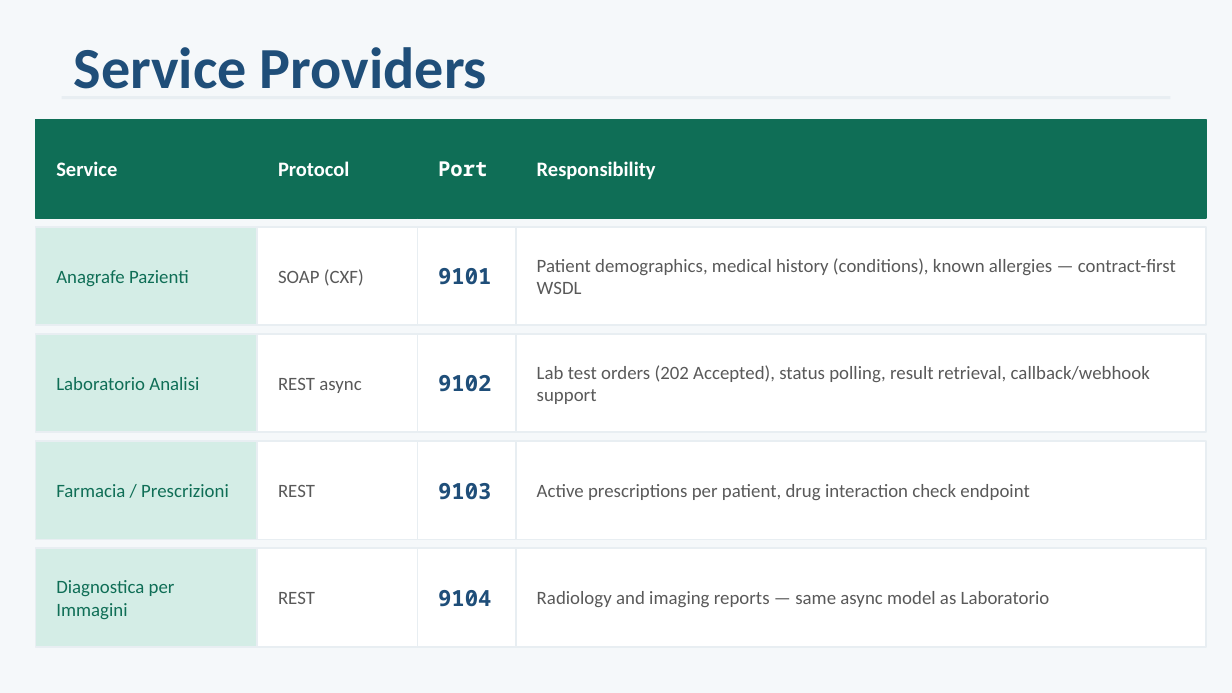
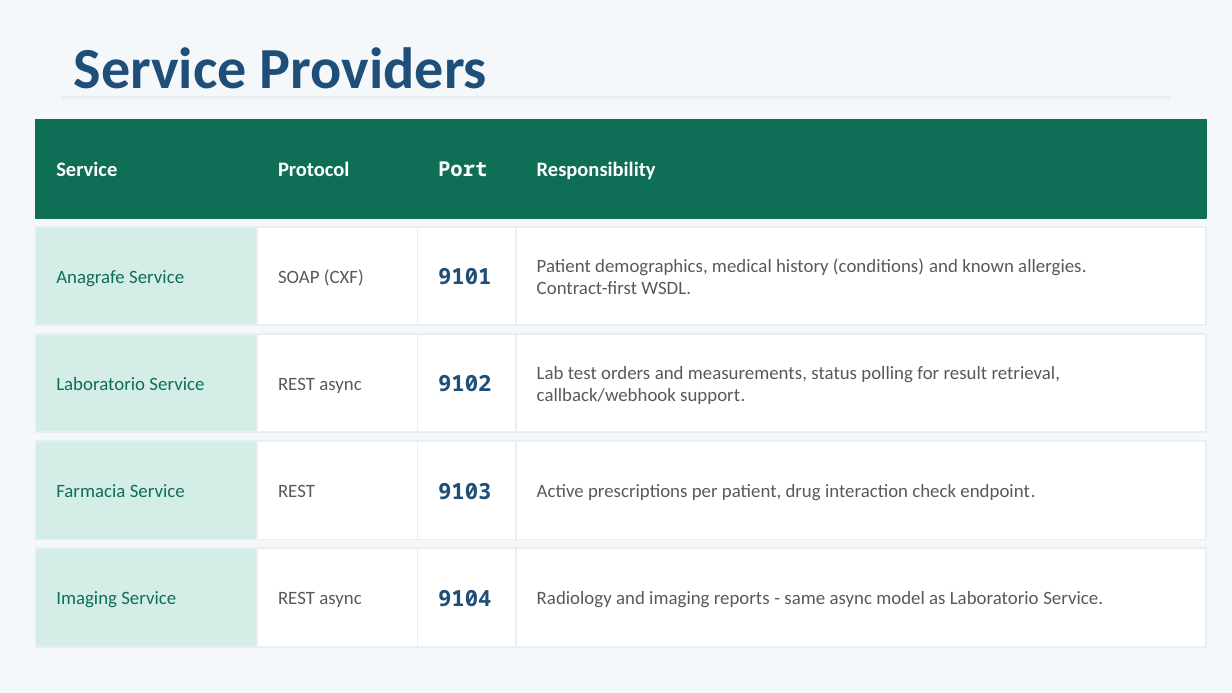
Before and after one commit to ediscota/Healthsoa, a slide deck: slide 8 of docs/HealthSOA_Presentation.pptx. Drawn at 1232x693 pixels with LibreOffice and Linux fonts; fonts in the diff are those of the drawing. Boxes give left, top, right and bottom in pixels: in the first picture for what was removed or moved away, otherwise in the second. Text is boxed around its words. In the diff, an @@ line names an element or a change of style, - is before the commit and + after.

```diff
--- a/docs/HealthSOA_Presentation.pptx
+++ b/docs/HealthSOA_Presentation.pptx
@@ text at <box>537,258,1086,294</box>: text changed @@
-Patient demographics, medical history (conditions), known allergies — contract-first WSDL
+Patient demographics, medical history (conditions) and known allergies.
+Contract-first WSDL.
@@ text at <box>56,270,184,286</box>: text changed @@
-Anagrafe Pazienti
+Anagrafe Service
@@ text at <box>56,377,204,390</box>: text changed @@
-Laboratorio Analisi
+Laboratorio Service
@@ text at <box>537,366,1060,404</box>: text changed @@
-Lab test orders (202 Accepted), status polling, result retrieval, callback/webhook support
+Lab test orders and measurements, status polling for result retrieval, callback/webhook support.
@@ text at <box>56,484,185,497</box>: text changed @@
-Farmacia / Prescrizioni
+Farmacia Service
@@ text at <box>56,591,176,607</box>: text changed @@
-Diagnostica per Immagini
+Imaging Service
@@ text at <box>278,592,361,607</box>: text changed @@
-REST
+REST async
@@ text at <box>537,591,1103,607</box>: text changed @@
-Radiology and imaging reports — same async model as Laboratorio
+Radiology and imaging reports - same async model as Laboratorio Service.
```
Also in this commit, not shown: 14 other slides changed, 8 other files.
